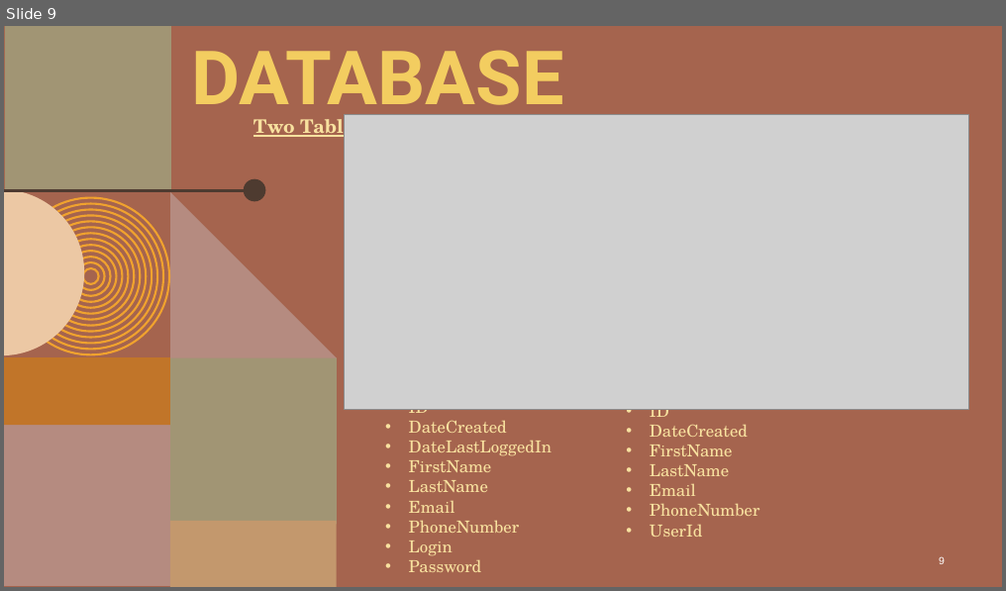
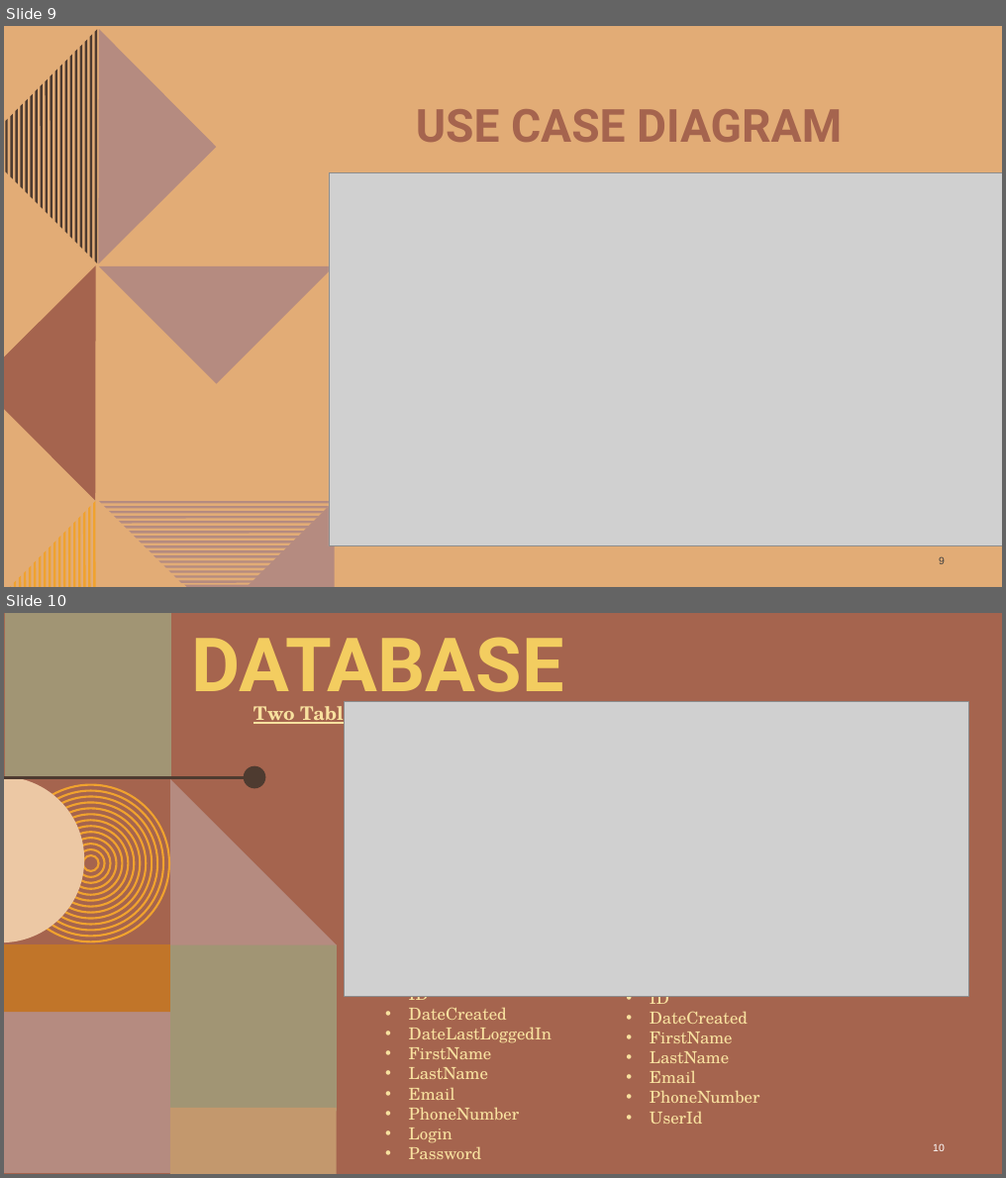
Before and after one commit to KalebOTB/ContactManager, a slide deck: Miscellaneous/Contact_Manager.pptx. Shown one above the other, each under a label of ours: slide 9 before the commit, slides 9 and 10 after it. The pictures are 1006x591 and 1006x1178 pixels, drawn with LibreOffice and Linux fonts; fonts in the diff are those of the drawing; grey boxes stand for pictures; background and template pictures are left out. Boxes give left, top, right and bottom in pixels: in the first picture for what was removed or moved away, otherwise in the second. Text is boxed around its words. In the diff, an @@ line names an element or a change of style, - is before the commit and + after.

Commit message:
Use Case Diagram Update

```diff
--- a/Miscellaneous/Contact_Manager.pptx
+++ b/Miscellaneous/Contact_Manager.pptx
@@ slide 9 added at bbox=[4, 26, 1002, 587], background #E2AC76 @@
@@ title added at bbox=[416, 109, 842, 142], 44 pt, text #A5644E, bold @@
+USE CASE DIAGRAM
@@ picture added at bbox=[329, 173, 1002, 547] @@
@@ page number added at bbox=[939, 558, 944, 565], 10 pt, text #404040 @@
+9
@@ group added at bbox=[4, 29, 335, 587]: 59 freeform shapes @@
@@ what was slide 9 is now slide 10 @@
@@ page number at bbox=[933, 1144, 944, 1152]: text changed @@
-9
+10
```
